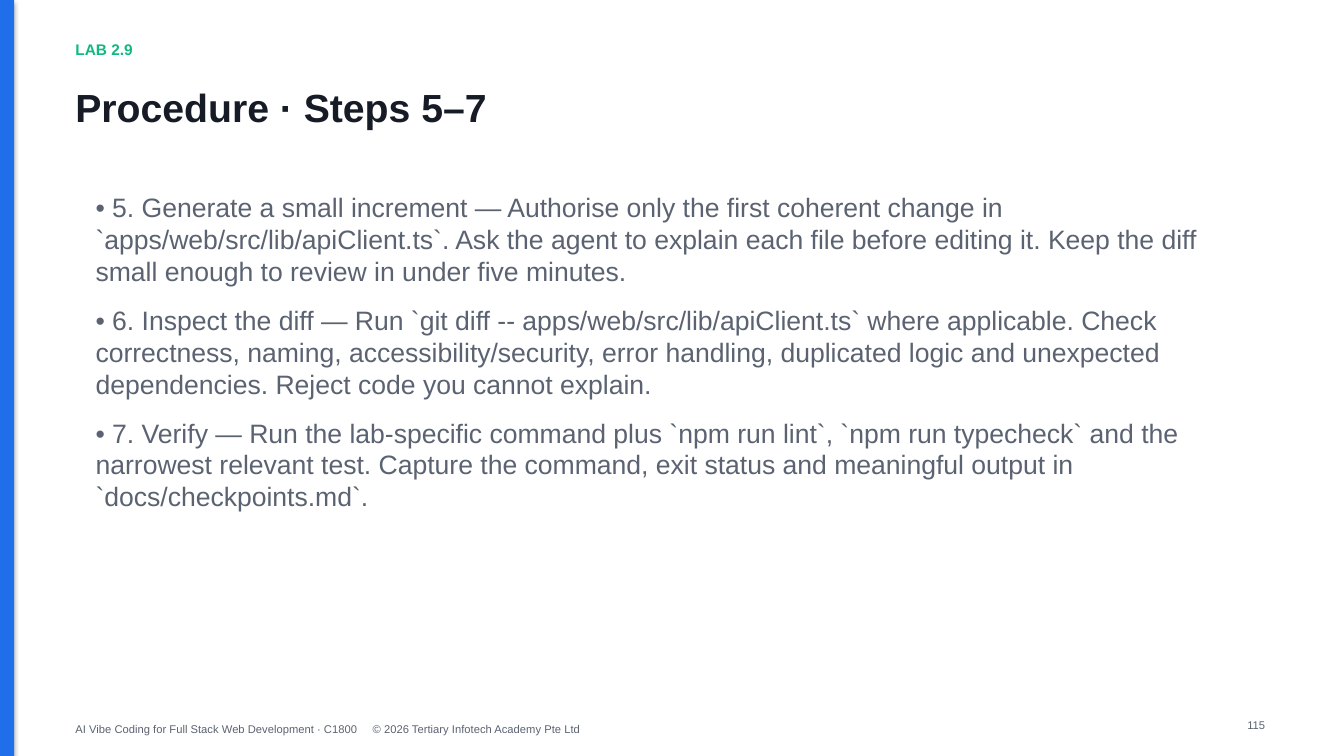
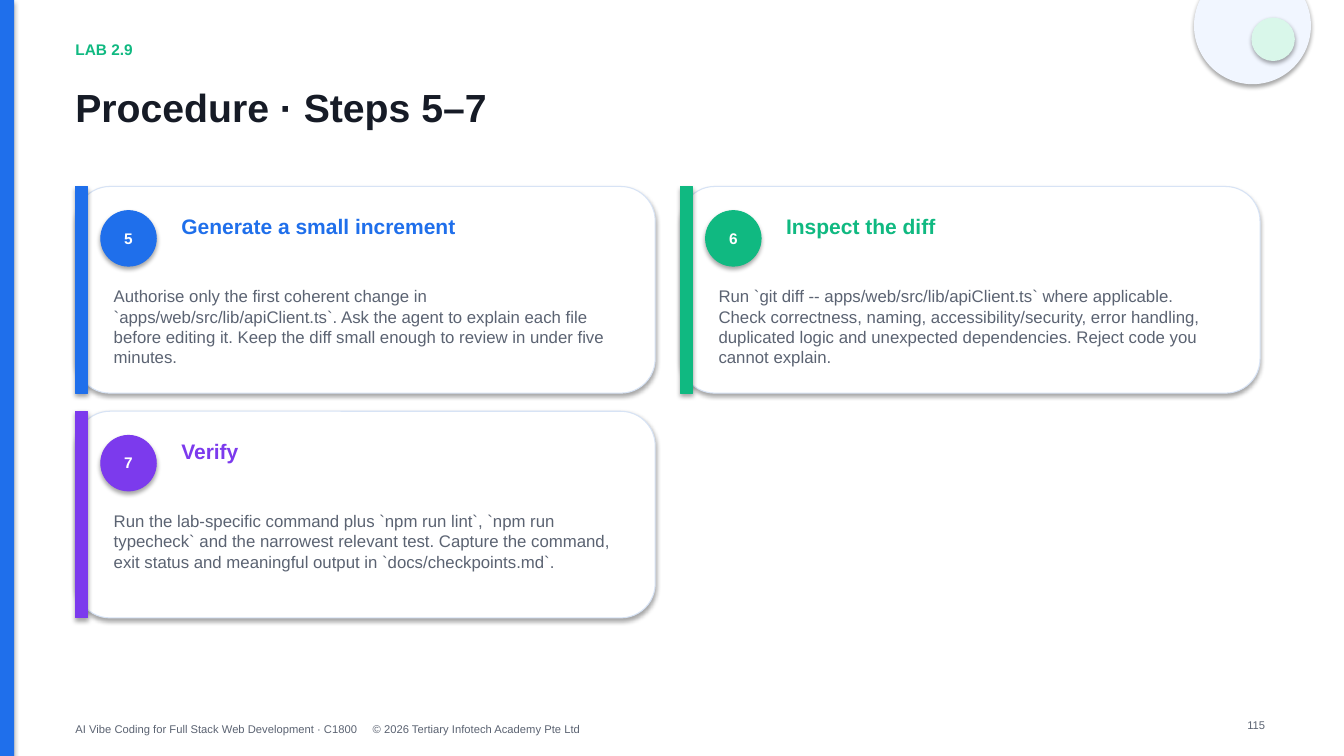
Before and after one commit to tertiarycourses/C1800-AI-Vibe-Coding-for-Full-Stack-Web-Development, a slide deck: slide 115 of courseware/C1800 AI Vibe Coding for Full Stack Web Development.pptx. Drawn at 1344x756 pixels with LibreOffice and Linux fonts; fonts in the diff are those of the drawing. Boxes give left, top, right and bottom in pixels: in the first picture for what was removed or moved away, otherwise in the second. Text is boxed around its words. In the diff, an @@ line names an element or a change of style, - is before the commit and + after.

```diff
--- a/courseware/C1800 AI Vibe Coding for Full Stack Web Development.pptx
+++ b/courseware/C1800 AI Vibe Coding for Full Stack Web Development.pptx
@@ ellipse added at (1195, 0, 1311, 84), fill #F1F6FF, outline #F1F6FF 0.75 pt @@
@@ ellipse added at (1252, 18, 1295, 60), fill #D9F7EA, outline #D9F7EA 0.75 pt @@
@@ rounded rectangle added at (76, 187, 655, 393), fill #FFFFFF, outline #D7E3F5 0.75 pt @@
@@ rectangle added at (76, 187, 88, 393), fill #1F6FEB, outline #1F6FEB 0.75 pt @@
@@ text removed at (96, 197, 1197, 512) @@
-• 5. Generate a small increment — Authorise only the first coherent change in `apps/web/src/lib/apiClient.ts`. Ask the agent to explain each file before editing it. Keep the diff small enough to review in under five minutes.
-• 6. Inspect the diff — Run `git diff -- apps/web/src/lib/apiClient.ts` where applicable. Check correctness, naming, accessibility/security, error handling, duplicated logic and unexpected dependencies. Reject code you cannot explain.
-• 7. Verify — Run the lab-specific command plus `npm run lint`, `npm run typecheck` and the narrowest relevant test. Capture the command, exit status and meaningful output in `docs/checkpoints.md`.
@@ rounded rectangle added at (681, 187, 1260, 393), fill #FFFFFF, outline #D7E3F5 0.75 pt @@
@@ rectangle added at (681, 187, 693, 393), fill #10B981, outline #10B981 0.75 pt @@
@@ ellipse added at (101, 211, 156, 266), fill #1F6FEB, outline #1F6FEB 0.75 pt @@
@@ text added at (124, 233, 133, 244), 11 pt, text #FFFFFF, bold @@
+5
@@ text added at (181, 218, 455, 235), 15 pt, text #1F6FEB, bold @@
+Generate a small increment
@@ ellipse added at (706, 211, 761, 266), fill #10B981, outline #10B981 0.75 pt @@
@@ text added at (729, 233, 738, 244), 11 pt, text #FFFFFF, bold @@
+6
@@ text added at (786, 218, 936, 239), 15 pt, text #10B981, bold @@
+Inspect the diff
@@ text added at (114, 290, 604, 363), 12 pt, text #5B6372 @@
+Authorise only the first coherent change in `apps/web/src/lib/apiClient.ts`. Ask the agent to explain each file before editing it. Keep the diff small enough to review in under five minutes.
@@ text added at (719, 289, 1199, 367), 12 pt, text #5B6372 @@
+Run `git diff -- apps/web/src/lib/apiClient.ts` where applicable. Check correctness, naming, accessibility/security, error handling, duplicated logic and unexpected dependencies. Reject code you cannot explain.
@@ rounded rectangle added at (76, 411, 655, 618), fill #FFFFFF, outline #D7E3F5 0.75 pt @@
@@ rectangle added at (76, 411, 88, 618), fill #7C3AED, outline #7C3AED 0.75 pt @@
@@ ellipse added at (101, 436, 156, 491), fill #7C3AED, outline #7C3AED 0.75 pt @@
@@ text added at (181, 443, 238, 463), 15 pt, text #7C3AED, bold @@
+Verify
@@ text added at (124, 457, 133, 468), 11 pt, text #FFFFFF, bold @@
+7
@@ text added at (114, 514, 609, 572), 12 pt, text #5B6372 @@
+Run the lab-specific command plus `npm run lint`, `npm run typecheck` and the narrowest relevant test. Capture the command, exit status and meaningful output in `docs/checkpoints.md`.
```
Also in this commit, not shown: 231 other slides changed, 1 other file.
